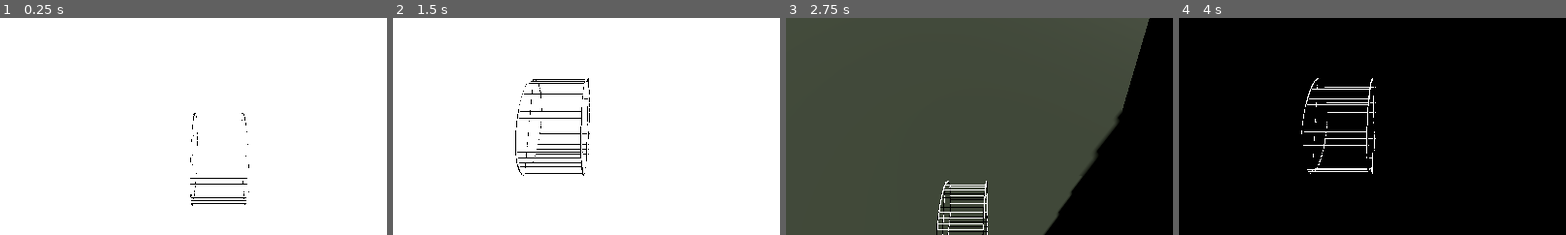
Above: before the commit, frames 1-4 (left to right).
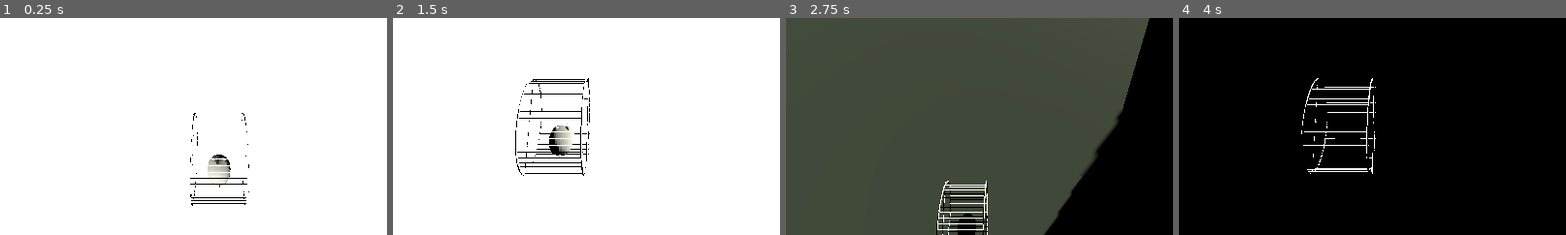
Above: after the commit, the same moments.

Repository: MlSHl/very-serious-gamejam
Game: Godot game, scene res://scenes/main.tscn
Same seed, same stepped clock (60 frames per second), same inputs: the game is played once before the commit and once after it.
Inputs:
- Up to frame 1 (0.25 s): no input
- Up to frame 2 (1.5 s): hold D (right) 0.53-1.28 s; hold A (left) from 1.28 s (still down)
- Up to frame 3 (2.75 s): release A (left) at 2.03 s; hold D (right) from 2.03 s (still down)
- Up to frame 4 (4 s): release D (right) at 3.53 s; hold A (left) from 3.53 s (still down)
The pictures show only the part of the screen within x 22-72%, y 50-100%; the shares and areas given below are measured in that part.

The runs differ from the first frame. In frame 1, 0.5% of the frame differs, in the area x 53-60%, y 62-79%; in frame 2, 0.6%, in the area x 40-47%, y 48-65%; in frame 3, 0.3%; in frame 4, less than 0.1%.

Commit message:
Added hamster in the wheel!

Diff:
--- a/scenes/main.tscn
+++ b/scenes/main.tscn
@@ -30,7 +30,7 @@
 shape = SubResource("WorldBoundaryShape3D_o5qli")
 
 [node name="DirectionalLight3D" type="DirectionalLight3D" parent="." unique_id=504661164]
-transform = Transform3D(0.32077828, -0.88890374, -0.3270346, 0.9051622, 0.18603277, 0.38219532, -0.2788958, -0.41861925, 0.8642773, -17.268442, 35.494774, 42.325867)
+transform = Transform3D(0.32077825, -0.88890374, -0.3270345, 0.9051621, 0.18603282, 0.38219544, -0.27889577, -0.41861925, 0.86427724, -17.268442, 35.494774, 42.325867)
 light_color = Color(1, 1, 0.9372549, 1)
 shadow_enabled = true
 
--- a/scenes/player.tscn
+++ b/scenes/player.tscn
@@ -3,6 +3,7 @@
 [ext_resource type="Script" uid="uid://igmce3ebiefd" path="res://scripts/player.gd" id="1_3vyb7"]
 [ext_resource type="PackedScene" uid="uid://cc4kg56lpu271" path="res://assets/models/hamster_wheel_v0.3.glb" id="2_g2els"]
 [ext_resource type="Shader" uid="uid://kwhwhvy2mrjf" path="res://shaders/cellshader.gdshader" id="3_qhqgy"]
+[ext_resource type="PackedScene" uid="uid://lld5qjdwya2s" path="res://assets/models/hamster_v1.0.glb" id="4_dqkch"]
 
 [sub_resource type="CylinderShape3D" id="CylinderShape3D_qhqgy"]
 height = 0.125
@@ -95,4 +96,7 @@
 visible = false
 surface_material_override/0 = SubResource("ShaderMaterial_d2wvv")
 
+[node name="hamster_v1_0" parent="." unique_id=495291500 instance=ExtResource("4_dqkch")]
+transform = Transform3D(-1, 0, -8.742278e-08, 0, 1, 0, 8.742278e-08, 0, -1, 0.00076311827, -0.078470215, -0.00579552)
+
 [editable path="wheel"]
